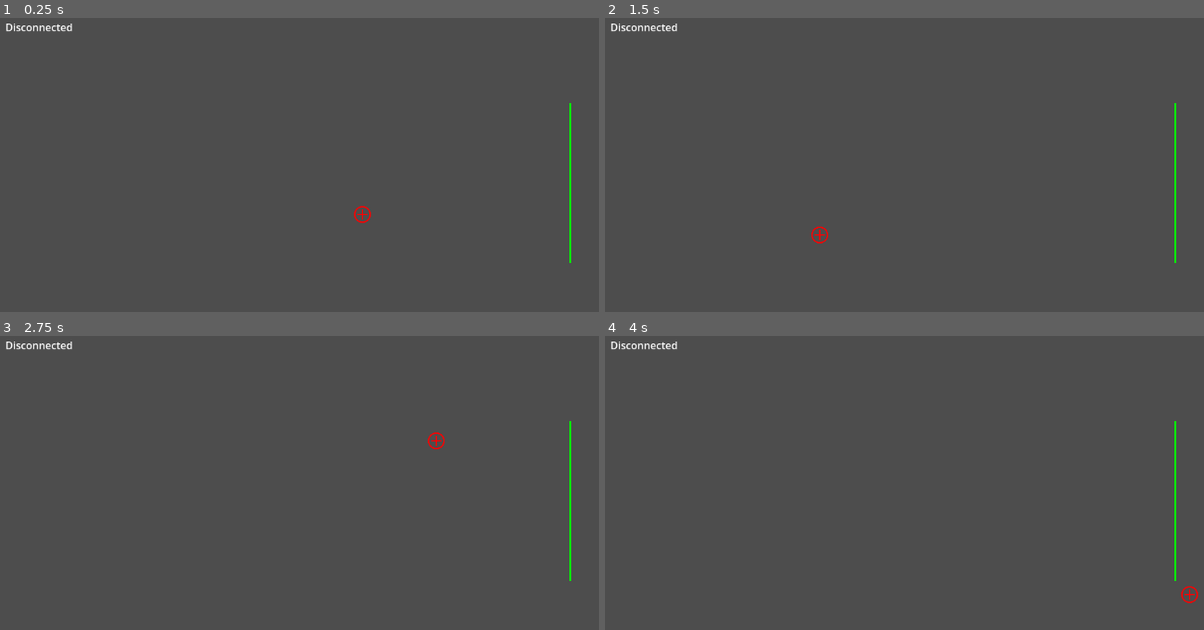
Above: before the commit, frames 1-4 (two rows, left to right).
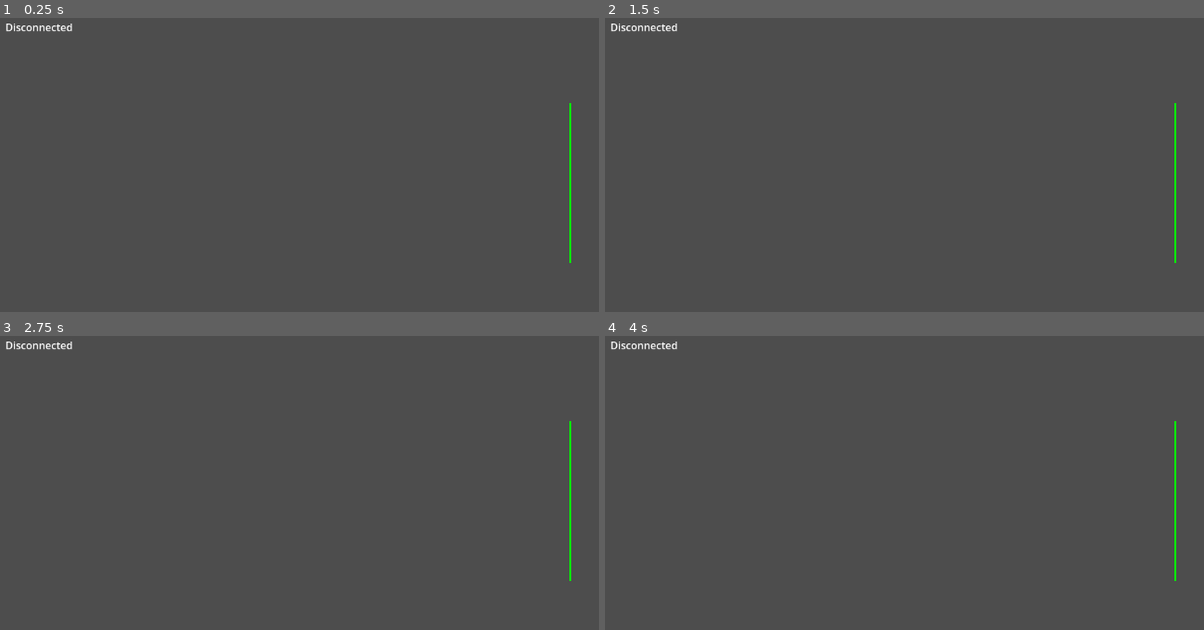
Above: after the commit, the same moments.

Repository: MrBorisT/is-it-you
Game: Godot game, scene res://scenes/network_test.tscn
Two runs of this game, one before a commit and one after it. Both use one fixed random seed, a clock stepped at 60 frames per second and the inputs below.
Inputs (mouse positions are in pixels of both pictures, inside the frame that each line leads up to):
- Up to frame 1 (0.25 s): no input
- Up to frame 2 (1.5 s): tap Enter at 0.5 s; move the mouse to (1132, 194) at 0.52 s; hold D (move_right) 0.53-1.28 s; hold Shift (run) 0.53-1.28 s; click (1132, 194) at 0.8 s; tap R (restart) at 1.25 s; move the mouse to (820, 235) at 1.27 s; click (820, 235) at 1.35 s
- Up to frame 3 (2.75 s): tap Shift (run) at 1.55 s; tap R (restart) at 2 s; move the mouse to (437, 441) at 2.02 s; hold D (move_right) from 2.03 s (still down); hold Shift (run) from 2.03 s (still down); click (437, 441) at 2.3 s
- Up to frame 4 (4 s): tap R (restart) at 2.75, 3.5 s; move the mouse to (928, 615) at 2.77 s; release Shift (run) at 2.78 s; click (928, 615) at 2.85 s; tap Shift (run) at 3.05 s; move the mouse to (1192, 594) at 3.52 s; release D (move_right) at 3.53 s; hold Shift (run) from 3.53 s (still down); click (1192, 594) at 3.8 s

The runs differ from the first frame. In frame 1, less than 0.1% of the frame differs, in the area x 59-62%, y 63-70%; in frame 2, less than 0.1%; in frame 3, less than 0.1%, in the area x 71-75%, y 32-39%; in frame 4, less than 0.1%.

Commit message:
feat: add crosshair functionality and restart mechanism in game

Diff:
--- /dev/null
+++ b/client/scenes/network_crosshair.tscn
@@ -0,0 +1,6 @@
+[gd_scene format=3 uid="uid://d0rrqm6bp3if2"]
+
+[ext_resource type="Script" uid="uid://diteru0r7kqlc" path="res://scripts/network_crosshair.gd" id="1_fukyl"]
+
+[node name="NetworkCrosshair" type="Node2D" unique_id=372996550]
+script = ExtResource("1_fukyl")
--- a/client/scenes/network_test.tscn
+++ b/client/scenes/network_test.tscn
@@ -3,7 +3,7 @@
 [ext_resource type="Script" uid="uid://gyng3w7nivid" path="res://scripts/network_client.gd" id="1_y54cu"]
 [ext_resource type="PackedScene" uid="uid://bne1wn8du6d0y" path="res://scenes/network_npc.tscn" id="3_502go"]
 [ext_resource type="Script" uid="uid://bn0r12l1wfjl5" path="res://scripts/finish_node.gd" id="3_y54cu"]
-[ext_resource type="Script" uid="uid://cb6f3uyf3qvbp" path="res://scripts/crosshair.gd" id="4_502go"]
+[ext_resource type="PackedScene" uid="uid://d0rrqm6bp3if2" path="res://scenes/network_crosshair.tscn" id="4_502go"]
 [ext_resource type="PackedScene" uid="uid://cj6bcyhsuk1o1" path="res://scenes/network_player.tscn" id="4_h52vw"]
 
 [node name="NetworkTest" type="Node2D" unique_id=619399765]
@@ -17,10 +17,12 @@
 offset_bottom = 43.0
 text = "Reach the finish. Don't get shot."
 
-[node name="NetworkClient" type="Node" parent="." unique_id=2082303623]
+[node name="NetworkClient" type="Node" parent="." unique_id=2082303623 node_paths=PackedStringArray("crosshairs_root")]
 script = ExtResource("1_y54cu")
 player_scene = ExtResource("4_h52vw")
 npc_scene = ExtResource("3_502go")
+crosshair_scene = ExtResource("4_502go")
+crosshairs_root = NodePath("../Crosshairs")
 
 [node name="Players" type="Node2D" parent="." unique_id=614451012]
 
@@ -29,5 +31,4 @@
 [node name="FinishNode" type="Node2D" parent="." unique_id=1132831445]
 script = ExtResource("3_y54cu")
 
-[node name="Crosshair" type="Node2D" parent="." unique_id=572596830]
-script = ExtResource("4_502go")
+[node name="Crosshairs" type="Node2D" parent="." unique_id=1247115932]
--- a/client/scripts/network_client.gd
+++ b/client/scripts/network_client.gd
@@ -7,6 +7,10 @@
 @onready var players_root := $"../Players"
 @onready var status_label := $"../CanvasLayer/StatusLabel"
 @onready var npcs_root: Node2D = $"../NPCs"
+
+@export var crosshair_scene: PackedScene
+@export var crosshairs_root: Node2D
+var crosshair_nodes := {}
 
 var socket := WebSocketPeer.new()
 var connected := false
@@ -50,6 +54,9 @@
 		if Input.is_action_just_pressed("shoot"):
 			send_shoot()
 
+		if Input.is_action_just_pressed("restart"):
+			send_restart()
+
 		read_messages()
 
 	elif state == WebSocketPeer.STATE_CLOSED:
@@ -59,6 +66,16 @@
 		connected = false
 		status_label.text = "Disconnected"
 
+func send_restart():
+	if not game_over:
+		return
+
+	var msg := {
+		"type": "restart"
+	}
+
+	socket.send_text(JSON.stringify(msg))
+
 func send_shoot():
 	if game_over:
 		return
@@ -70,7 +87,7 @@
 		status_label.text = "No bullet left."
 		return
 
-	var mouse_pos := get_viewport().get_mouse_position()
+	var mouse_pos: Vector2 = get_parent().get_global_mouse_position()
 
 	var msg := {
 		"type": "shoot",
@@ -84,14 +101,17 @@
 	if game_over:
 		return
 
+	var mouse_pos: Vector2 = get_parent().get_global_mouse_position()
+
 	var msg := {
 		"type": "input",
 		"move_right": Input.is_action_pressed("move_right"),
-		"running": Input.is_action_pressed("run")
+		"running": Input.is_action_pressed("run"),
+		"aim_x": mouse_pos.x,
+		"aim_y": mouse_pos.y
 	}
 
-	var json := JSON.stringify(msg)
-	socket.send_text(json)
+	socket.send_text(JSON.stringify(msg))
 
 func read_messages():
 	while socket.get_available_packet_count() > 0:
@@ -138,6 +158,8 @@
 		var reached_finish := bool(player_data.get("reached_finish", false))
 		var alive := bool(player_data.get("alive", true))
 		var has_bullet := bool(player_data.get("has_bullet", true))
+		var aim_x := float(player_data.get("aim_x", x))
+		var aim_y := float(player_data.get("aim_y", y))
 
 		if id == my_player_id:
 			my_alive = alive
@@ -160,8 +182,21 @@
 				alive,
 				has_bullet
 			)
-
+		if not crosshair_nodes.has(id):
+			spawn_crosshair_node(id)
+
+		var crosshair = crosshair_nodes[id]
+		crosshair.global_position = Vector2(aim_x, aim_y)
+
+		if crosshair.has_method("set_crosshair_data"):
+			crosshair.set_crosshair_data(
+				id,
+				id == my_player_id,
+				alive,
+				has_bullet
+			)
 	remove_missing_players(seen_ids)
+	remove_missing_crosshairs(seen_ids)
 
 	var npcs: Array = msg.get("npcs", [])
 	handle_npcs_state(npcs)
@@ -210,13 +245,13 @@
 func update_status_text():
 	if game_over:
 		if winner_id == my_player_id:
-			status_label.text = "Victory!"
+			status_label.text = "Victory! Press R to restart."
 		else:
-			status_label.text = "Defeat. Winner: " + winner_id
+			status_label.text = "Defeat. Winner: " + winner_id + ". Press R to restart."
 		return
 
 	if not my_alive:
-		status_label.text = "You are dead."
+		status_label.text = "You are dead. Wait for opponent to finish."
 		return
 
 	status_label.text = "Player: " + my_player_id + " | Bullet: " + ("1" if my_has_bullet else "0")
@@ -236,3 +271,19 @@
 	for id in ids_to_remove:
 		player_nodes[id].queue_free()
 		player_nodes.erase(id)
+
+func spawn_crosshair_node(id: String):
+	var node = crosshair_scene.instantiate()
+	crosshairs_root.add_child(node)
+	crosshair_nodes[id] = node
+
+func remove_missing_crosshairs(seen_ids: Dictionary):
+	var ids_to_remove := []
+
+	for id in crosshair_nodes.keys():
+		if not seen_ids.has(id):
+			ids_to_remove.append(id)
+
+	for id in ids_to_remove:
+		crosshair_nodes[id].queue_free()
+		crosshair_nodes.erase(id)
--- /dev/null
+++ b/client/scripts/network_crosshair.gd
@@ -0,0 +1,39 @@
+extends Node2D
+
+var owner_id := ""
+var is_me := false
+var alive := true
+var has_bullet := true
+
+func set_crosshair_data(id: String, me: bool, is_alive: bool, bullet: bool):
+	owner_id = id
+	is_me = me
+	alive = is_alive
+	has_bullet = bullet
+	queue_redraw()
+
+func _draw():
+	if not alive:
+		return
+
+	var color := Color.RED
+
+	if is_me:
+		color = Color.GREEN
+
+	if not has_bullet:
+		color = Color.GRAY
+
+	draw_line(Vector2(-8, 0), Vector2(8, 0), color, 2)
+	draw_line(Vector2(0, -8), Vector2(0, 8), color, 2)
+	draw_circle(Vector2.ZERO, 12, color, false, 2)
+
+	draw_string(
+		ThemeDB.fallback_font,
+		Vector2(14, -10),
+		owner_id,
+		HORIZONTAL_ALIGNMENT_LEFT,
+		-1,
+		12,
+		color
+	)
Not shown, added: client/scripts/network_crosshair.gd.uid
Not shown, changed: server/internal/game/game.go
Not shown, changed: server/internal/game/player.go
Not shown, changed: server/internal/game/rules.go
Not shown, changed: server/internal/protocol/messages.go
Not shown, changed: server/internal/transport/ws/client.go
Not shown, changed: server/internal/transport/ws/handler.go
